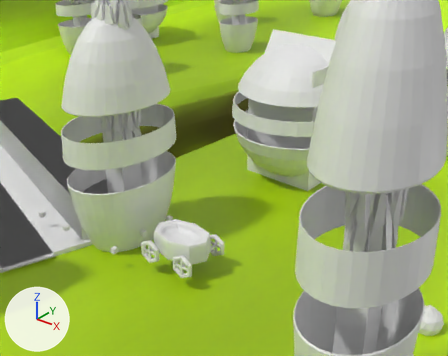
An edit to the Blender file raw/levels.blend, drawn before and after from the same camera.
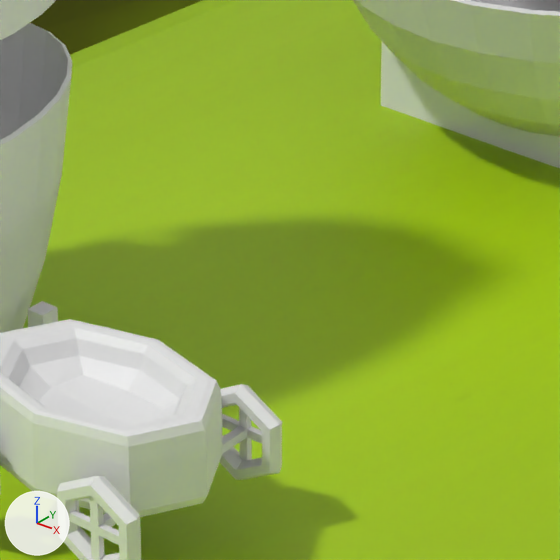
There are two pictures of each version: one from a 50 mm camera at (9.5, -16.78, 15.42) aimed at (-7.8, 4.84, 2.01), one close up on the part from 36% to 64% of the width and 41% to 77% of the height. The axes (+X, +Y, +Z) are drawn at lower left. The lights are the same throughout.

Objects in the first close-up: 'Cart', 'Tree.001', 'Windmill.001', 'ground_visual'.
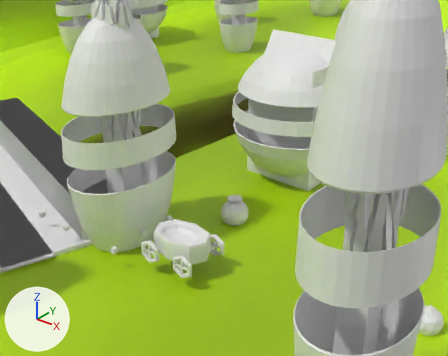
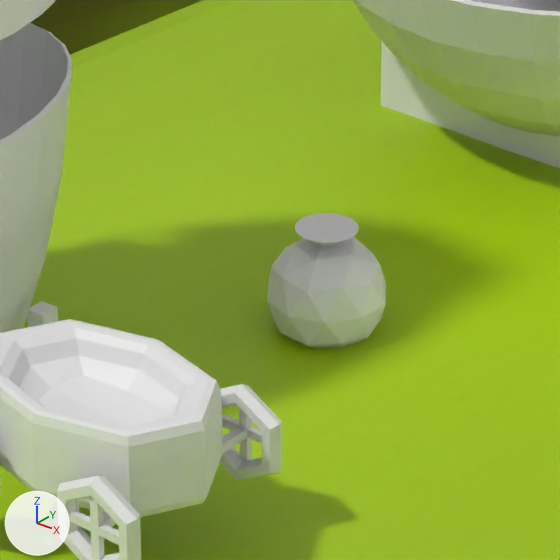
What differs and where, as boxes (x1, y1, x2, y2) in the close-ups (560 x 560 px):
'Bandit', added
    after: (267, 213, 386, 348)

What changed in the scene script:
```text
Add me_carriermesh_002:
    me_carriermesh_002.from_pydata(...)  # 366 vertices, 362 faces; spans x -2.23..2.17, y -1.96..2.27, z -1.63..6.25
Add col_bandit:
    col_bandit = bpy.data.collections.new('Bandit')
    col_bandit.instance_offset = (150.0, 0.0, 0.0)
    col_bandit.objects.link(ob_icosphere_004)
    col_bandit.objects.link(ob_bandit_001)
    col_bandit.objects.link(ob_icosphere_005)
    col_bandit.objects.link(ob_particle_002)
Add ob_bandit:
    ob_bandit = bpy.data.objects.new('Bandit', None)
    ob_bandit.location = (-6.92, 4.59, 0.0)
    ob_bandit.scale = (0.206, 0.206, 0.206)
    ob_bandit.instance_type = 'COLLECTION'
    ob_bandit.instance_collection = col_bandit
Add ob_icosphere_004:
    ob_icosphere_004 = bpy.data.objects.new('Icosphere.004', me_carriermesh_002)
    ob_icosphere_004.location = (150.0, 0.0, 0.0)
Add ob_icosphere_005:
    ob_icosphere_005 = bpy.data.objects.new('Icosphere.005', me_icosphere_001.copy())  # the mesh of ob_icosphere_003
    ob_icosphere_005.parent = ob_bandit_001
    ob_icosphere_005.matrix_parent_inverse = Matrix(((1.0, 0.0, 0.0, -30.22), (0.0, 1.0, 0.0, 0.087), (0.0, 0.0, 1.0, 0.0), (0.0, 0.0, 0.0, 1.0)))
    ob_icosphere_005.location = (30.22, -0.087, 2.175)
Add ob_bandit_001:
    ob_bandit_001 = bpy.data.objects.new('Bandit.001', None)
    ob_bandit_001.location = (150.0, 0.0, 0.0)
Add ob_particle_002:
    ob_particle_002 = bpy.data.objects.new('Particle.002', None)
    ob_particle_002.location = (153.3, -0.087, 7.168)
    ob_particle_002.scale = (9.21, 9.21, 9.21)
```
